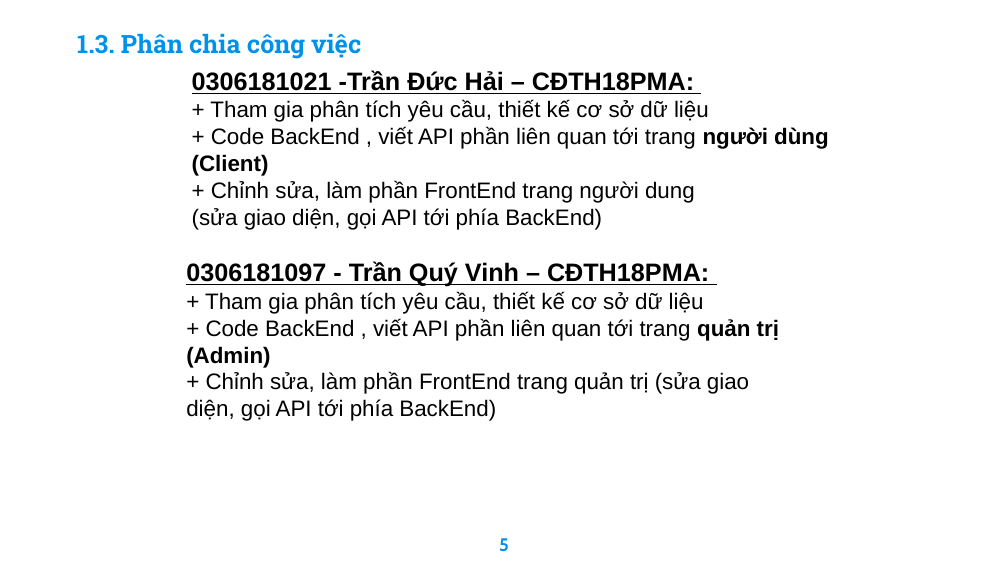
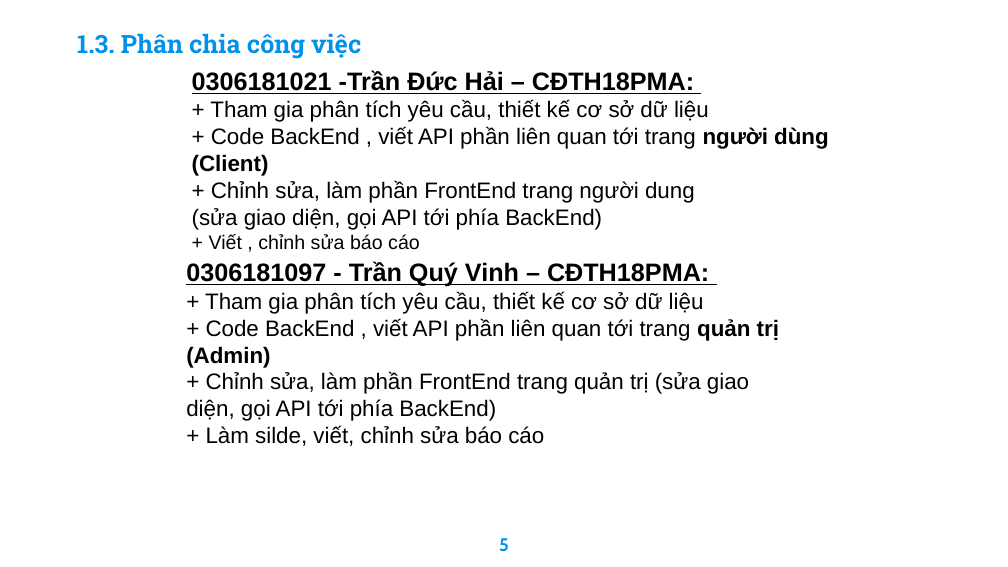
Before and after one commit to haitran2000/Ecommerce-Fashion-Website, a slide deck: slide 5 of Do An Tot Nghiep.pptx. Drawn at 1008x567 pixels with LibreOffice and Linux fonts; fonts in the diff are those of the drawing; background and template pictures are left out. Boxes give left, top, right and bottom in pixels: in the first picture for what was removed or moved away, otherwise in the second. Text is boxed around its words. In the diff, an @@ line names an element or a change of style, - is before the commit and + after.

```diff
--- a/Do An Tot Nghiep.pptx
+++ b/Do An Tot Nghiep.pptx
@@ text at (x1=209, y1=234, x2=420, y2=250): paragraph added @@
++ Viết , chỉnh sửa báo cáo
@@ text at (x1=206, y1=425, x2=544, y2=446): paragraph added @@
++ Làm silde, viết, chỉnh sửa báo cáo
```
Also in this commit, not shown: 6 other slides changed, 3 other files.
